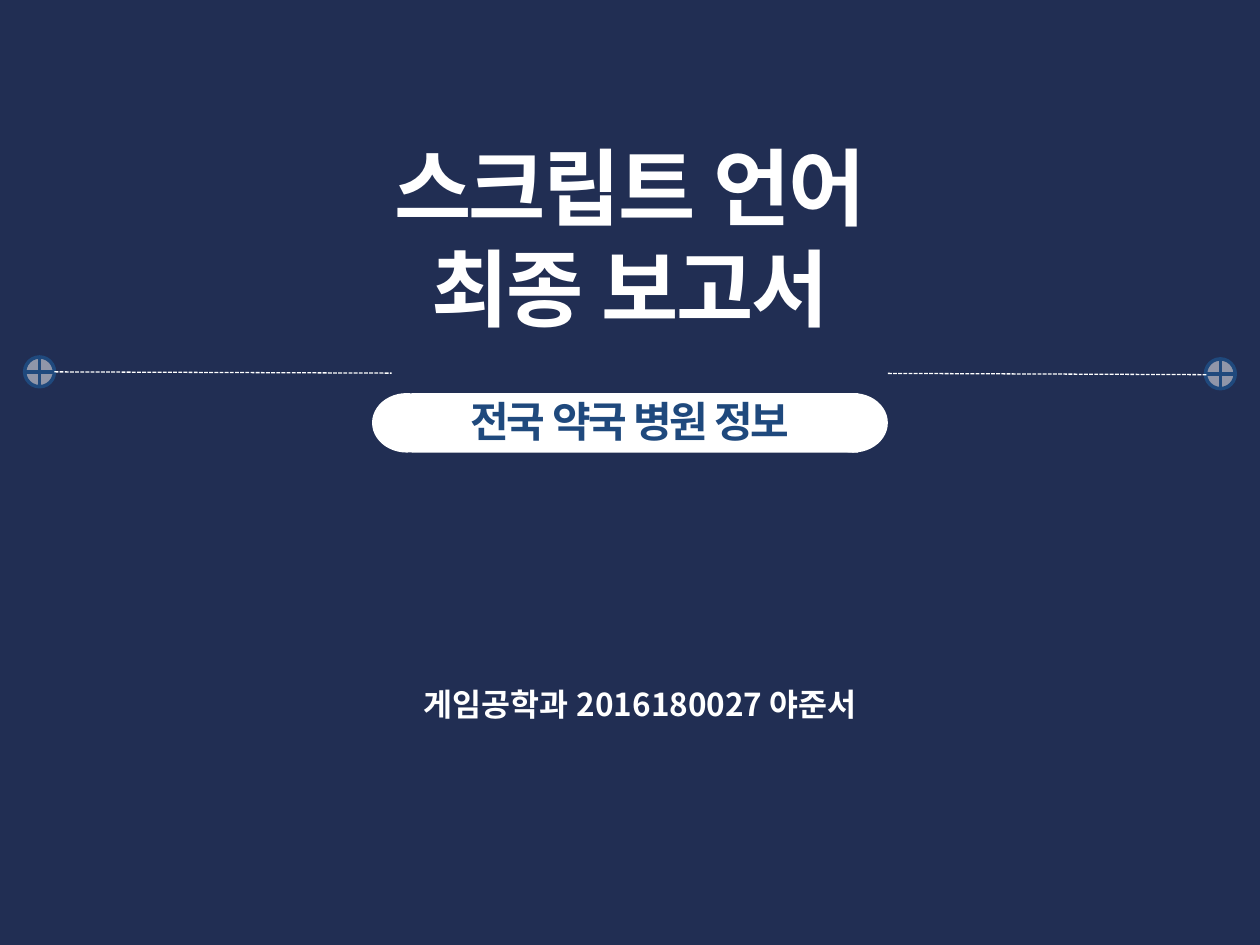
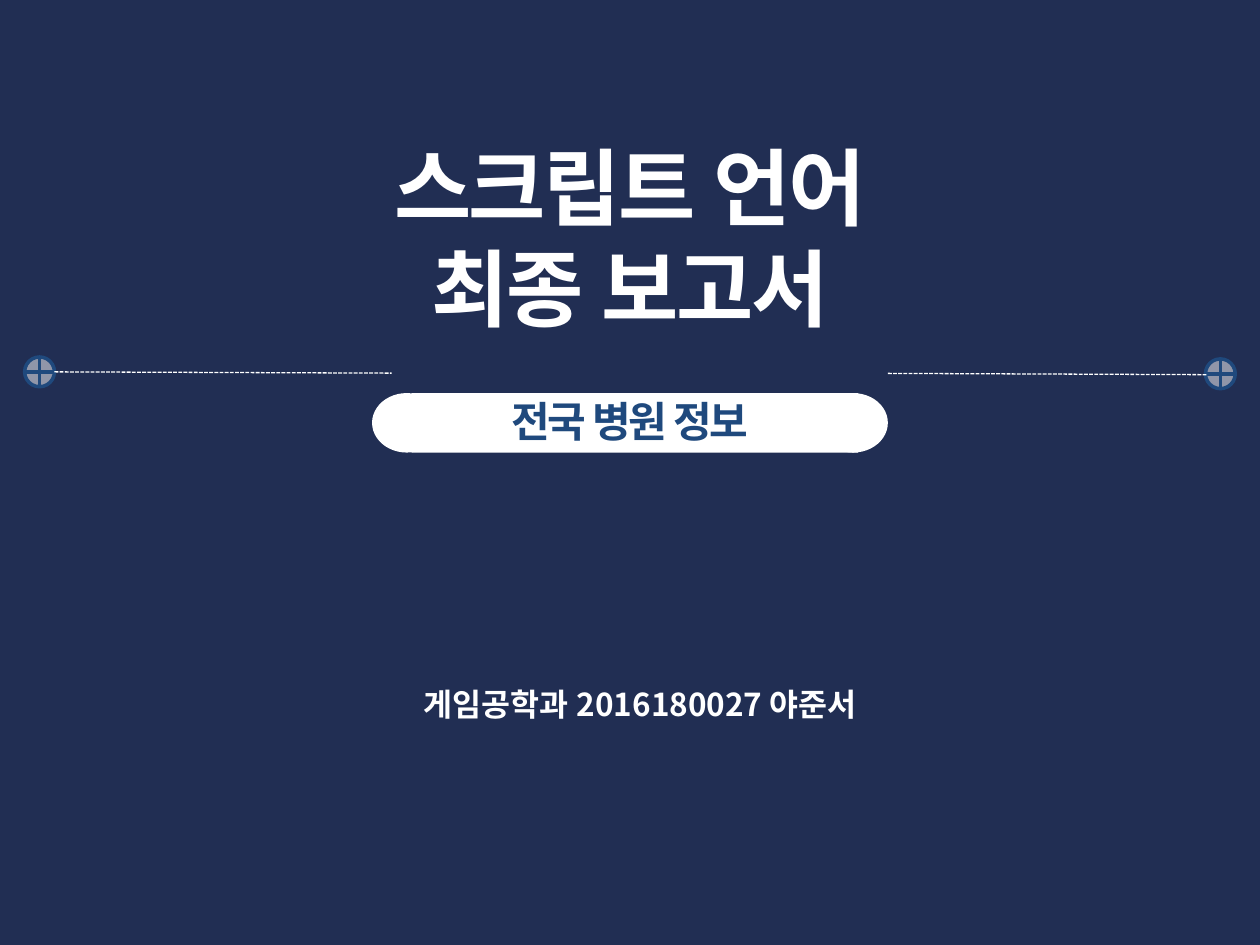
Before and after one commit to yajunseo/script-language-term-project, a slide deck: slide 1 of 발표/최종보고서-2016180027야준서.pptx. Drawn at 1260x945 pixels with LibreOffice and Linux fonts; fonts in the diff are those of the drawing. Boxes give left, top, right and bottom in pixels: in the first picture for what was removed or moved away, otherwise in the second. Text is boxed around its words. In the diff, an @@ line names an element or a change of style, - is before the commit and + after.

```diff
--- a/발표/최종보고서-2016180027야준서.pptx
+++ b/발표/최종보고서-2016180027야준서.pptx
@@ text at bbox=[511, 401, 749, 441]: text changed @@
-전국 약국 병원 정보
+전국 병원 정보
```
Also in this commit, not shown: 5 other slides changed, 1 slide added, 1 other file.
